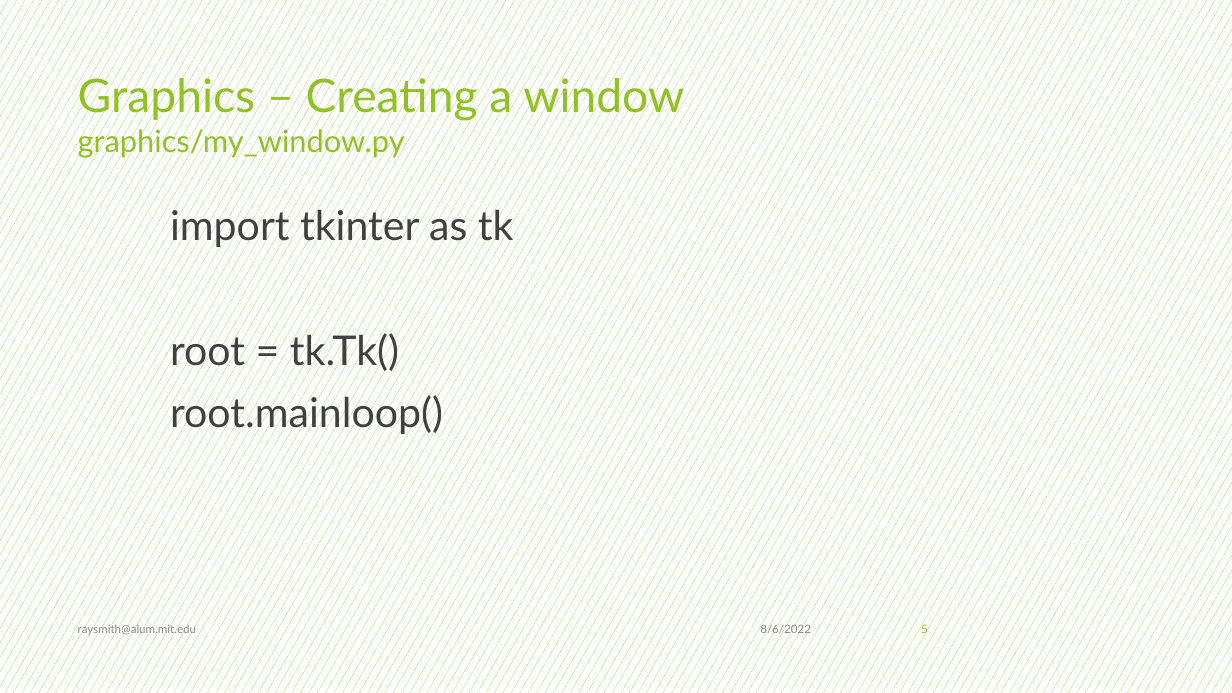
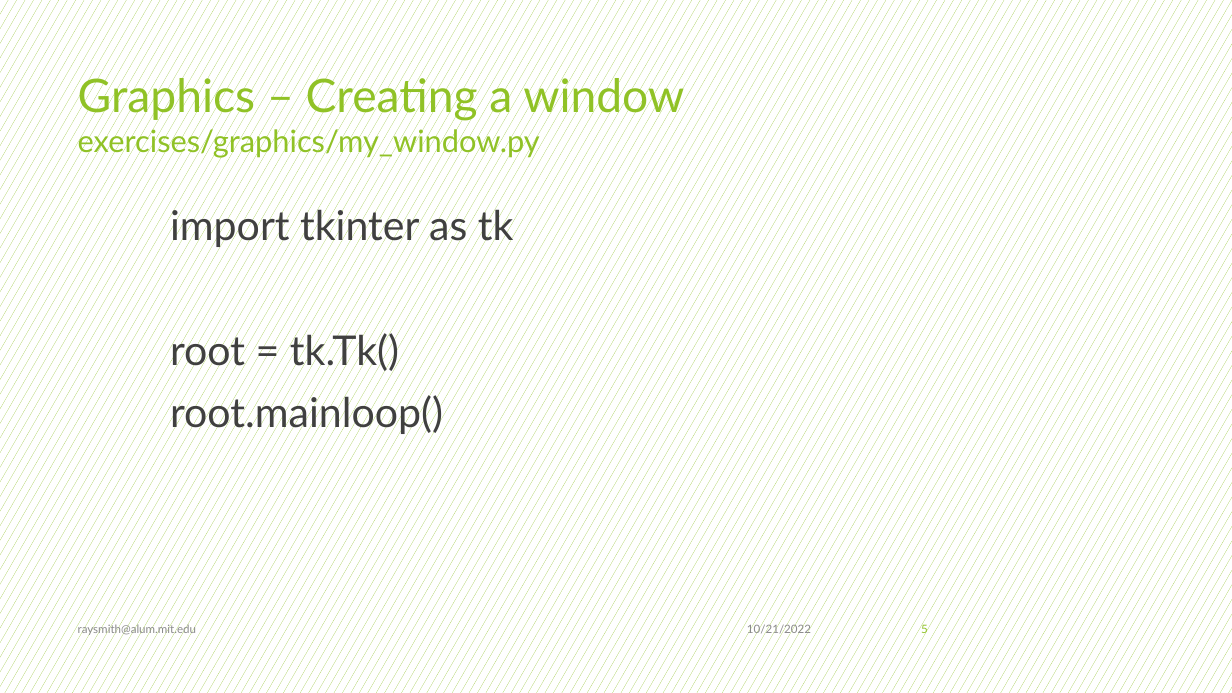
Before and after one commit to raysmith619/Introduction-To-Programming, a slide deck: slide 5 of presentation/Class_7_Graphics/Class_7_Graphics.pptx. Drawn at 1232x693 pixels with LibreOffice and Linux fonts; fonts in the diff are those of the drawing. Boxes give left, top, right and bottom in pixels: in the first picture for what was removed or moved away, otherwise in the second. Text is boxed around its words. In the diff, an @@ line names an element or a change of style, - is before the commit and + after.

```diff
--- a/presentation/Class_7_Graphics/Class_7_Graphics.pptx
+++ b/presentation/Class_7_Graphics/Class_7_Graphics.pptx
@@ title at [78, 72, 684, 158]: text changed; size 36 to 24 pt @@
-Graphics – Creating a window
-graphics/my_window.py
+Graphics – Creating a window
+exercises/graphics/my_window.py
@@ text at [747, 623, 811, 636]: text changed @@
-8/6/2022
+10/21/2022
```
Also in this commit, not shown: 10 other slides changed, 1 slide added.
